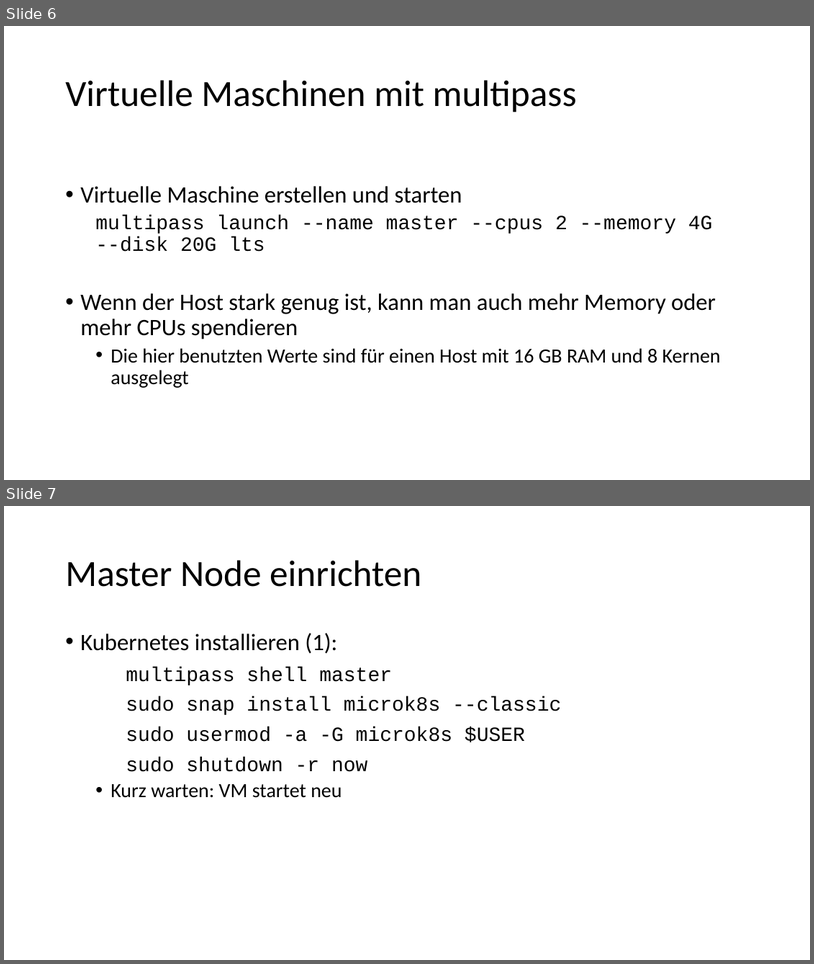
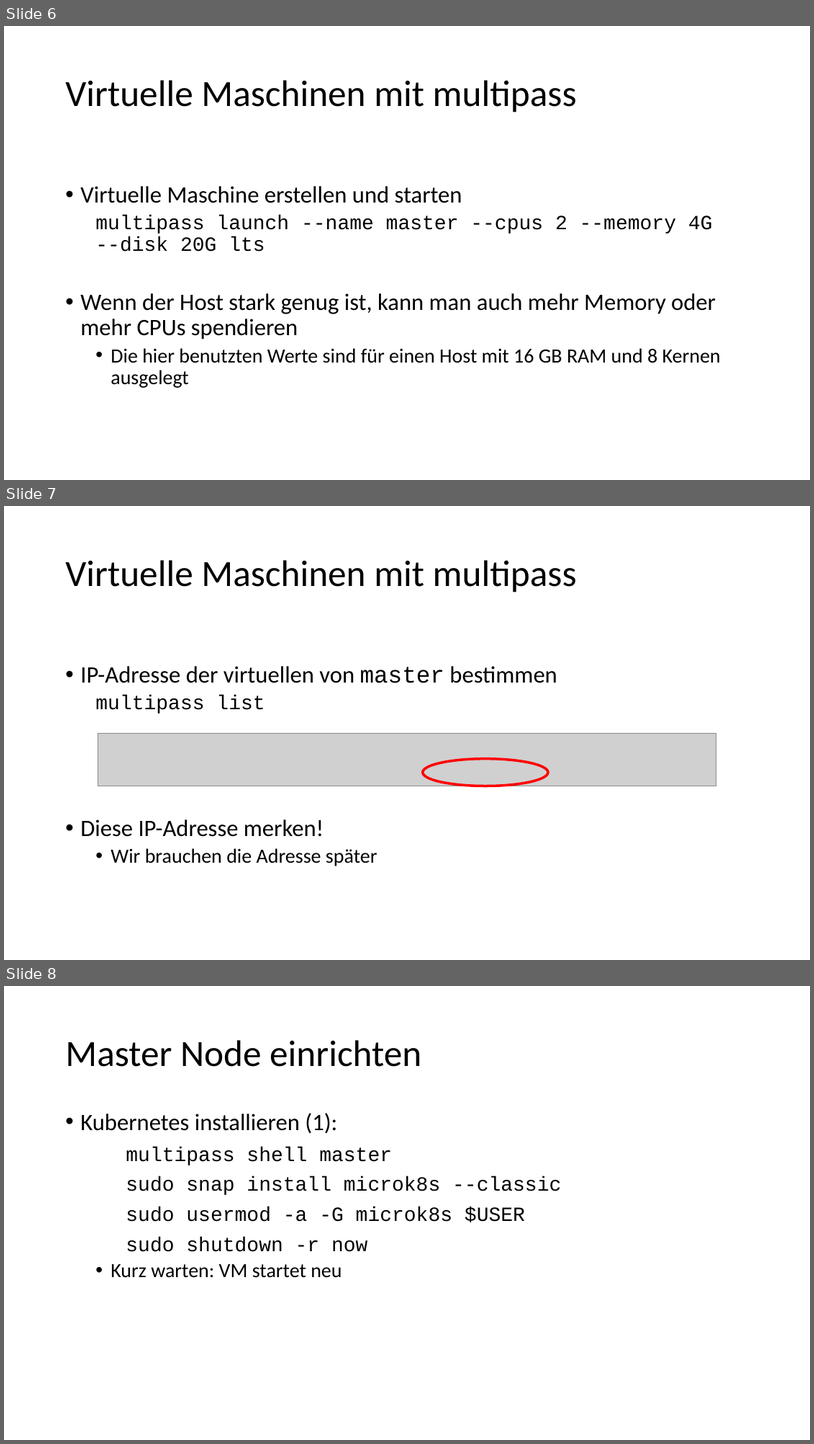
Before and after one commit to igeldo/PR4-SoSe23, a slide deck: sample/kubernetes/Bring your own device - Teil 1.pptx. Shown one above the other, each under a label of ours: slides 6 and 7 before the commit, slides 6, 7 and 8 after it. The pictures are 814x964 and 814x1444 pixels, drawn with LibreOffice and Linux fonts; fonts in the diff are those of the drawing; grey boxes stand for pictures. Boxes give left, top, right and bottom in pixels: in the first picture for what was removed or moved away, otherwise in the second. Text is boxed around its words. In the diff, an @@ line names an element or a change of style, - is before the commit and + after.

Commit message:
fix master address

```diff
--- a/sample/kubernetes/Bring your own device - Teil 1.pptx
+++ b/sample/kubernetes/Bring your own device - Teil 1.pptx
@@ slide 7 added at (4, 506, 810, 960), background #FFFFFF @@
@@ title added at (65, 560, 577, 592), 44 pt, text #000000 @@
+Virtuelle Maschinen mit multipass
@@ text added at (80, 666, 557, 866), 28 pt, text #000000 @@
+• IP-Adresse der virtuellen von master bestimmen
+  multipass list
+• Diese IP-Adresse merken!
+  • Wir brauchen die Adresse später
@@ picture added at (98, 733, 717, 786) @@
@@ ellipse added at (422, 758, 548, 785), outline #FF0000 3 pt @@
@@ what was slide 7 is now slide 8 @@
```
Also in this commit, not shown: 1 slide changed.
